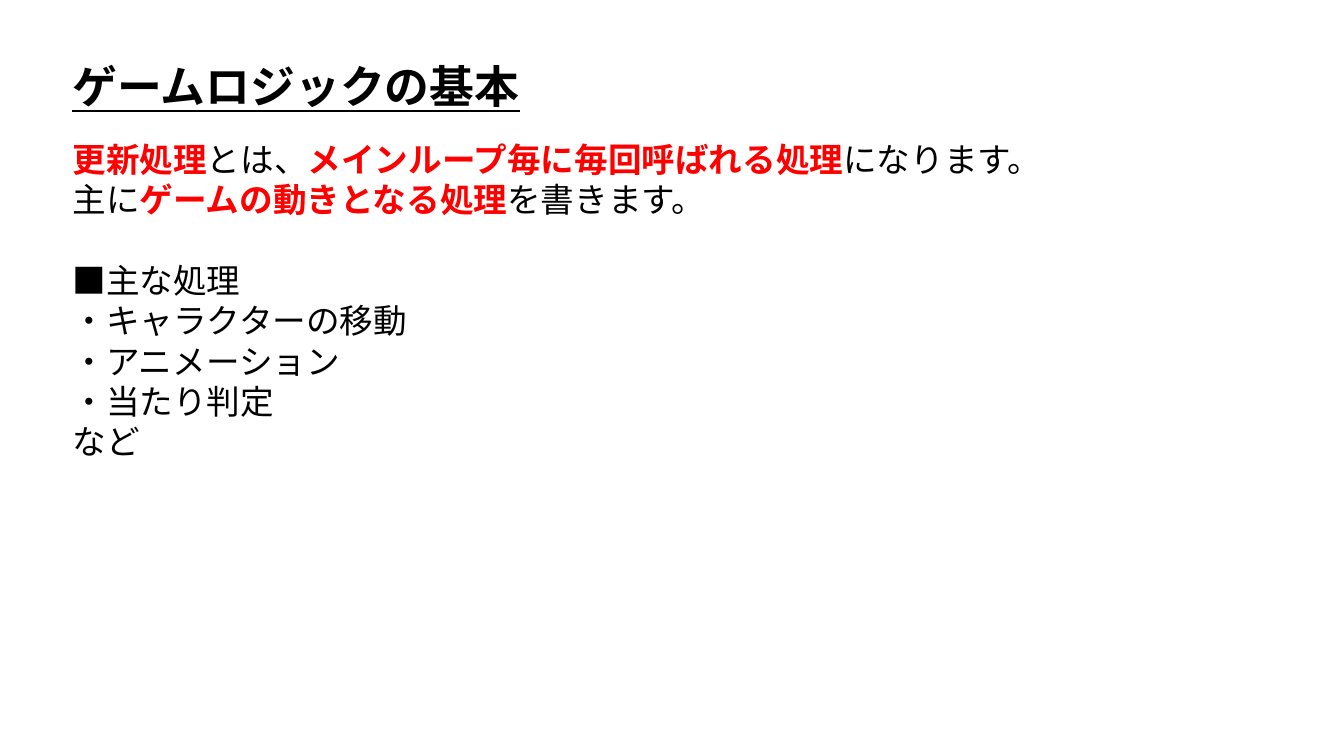
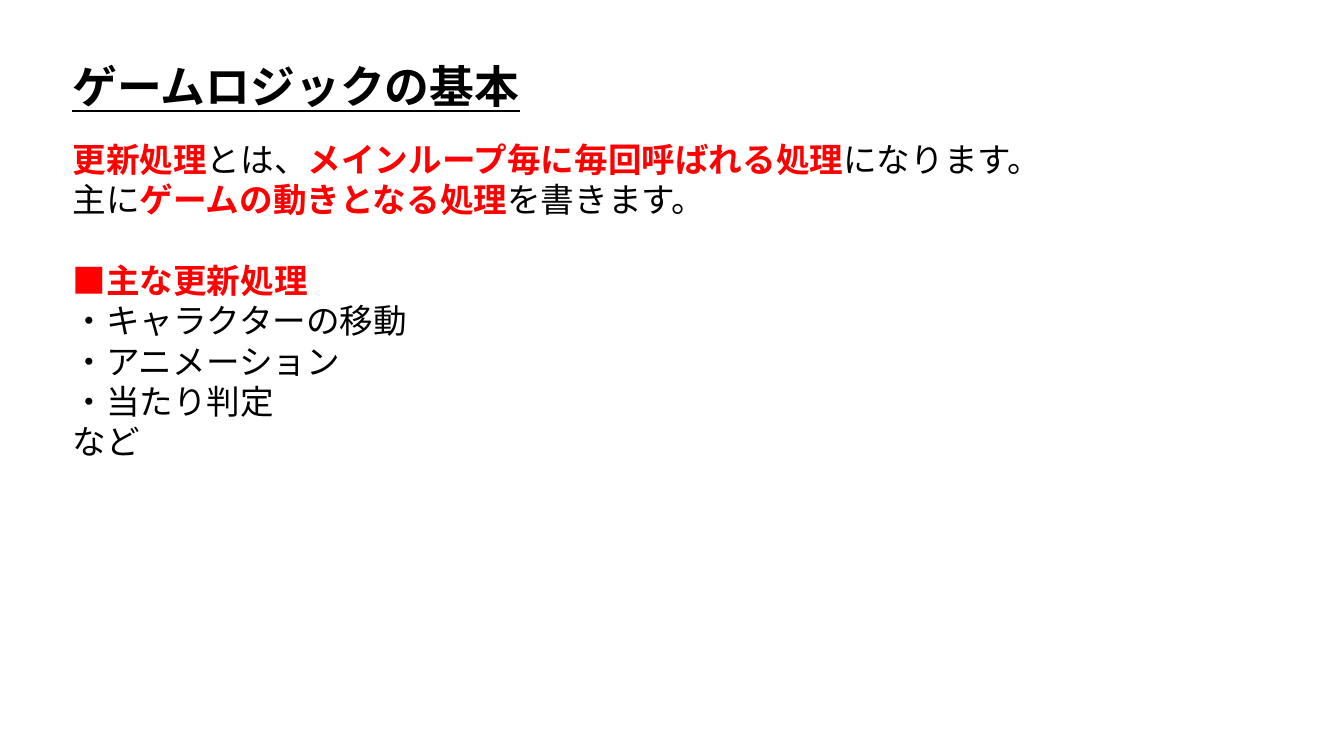
Before and after one commit to ArakiYusuke-Ohara/Textbook, a slide deck: slide 4 of ゲーム科1年/00_前期/ゲームプログラミングⅠ/03_ゲームロジックの基本.pptx. Drawn at 1344x756 pixels with LibreOffice and Linux fonts; fonts in the diff are those of the drawing. Boxes give left, top, right and bottom in pixels: in the first picture for what was removed or moved away, otherwise in the second. Text is boxed around its words. In the diff, an @@ line names an element or a change of style, - is before the commit and + after.

```diff
--- a/ゲーム科1年/00_前期/ゲームプログラミングⅠ/03_ゲームロジックの基本.pptx
+++ b/ゲーム科1年/00_前期/ゲームプログラミングⅠ/03_ゲームロジックの基本.pptx
@@ text at bbox=[72, 264, 307, 296]: text changed; text colour #000000 to #FF0000; bold on @@
-■主な処理
+■主な更新処理
```
Also in this commit, not shown: 2 other slides changed, 7 other files.
